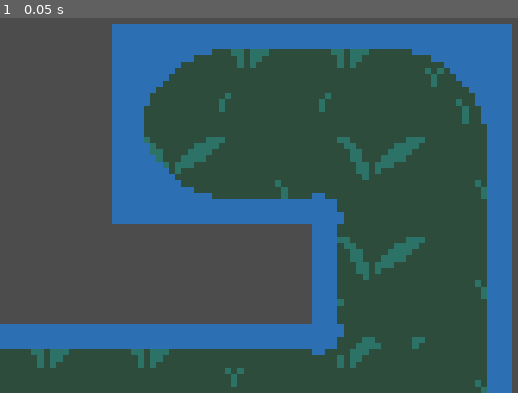
Above: before the commit, frame 1.
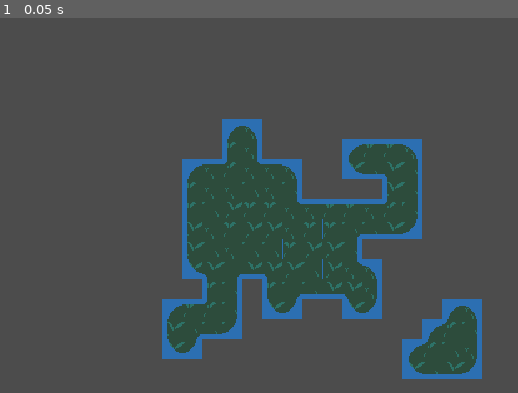
Above: after the commit, the same moment.

Repository: deengames-prototypes/gemlord
Game: Godot game, scene res://TestMap.tscn
The game is run twice, just before and just after one commit, with the same random seed, the same clock (stepped at 60 frames per second) and the same inputs.
Inputs:
- Up to frame 1 (0.05 s): no input

The runs differ from the first frame. In frame 1, 69% of the frame differs, in the area x 0-99%, y 1-100%.

Commit message:
Fix corner on swamp tileset that appears too wide by 1px

Diff:
--- a/source/TestMap.tscn
+++ b/source/TestMap.tscn
@@ -13,4 +13,4 @@
 [node name="Camera2D" type="Camera2D" parent="."]
 position = Vector2( 206, 55 )
 current = true
-zoom = Vector2( 0.1, 0.1 )
+zoom = Vector2( 0.5, 0.5 )
Binary file changed: source/assets/images/tilesets/silver-swamp.png
